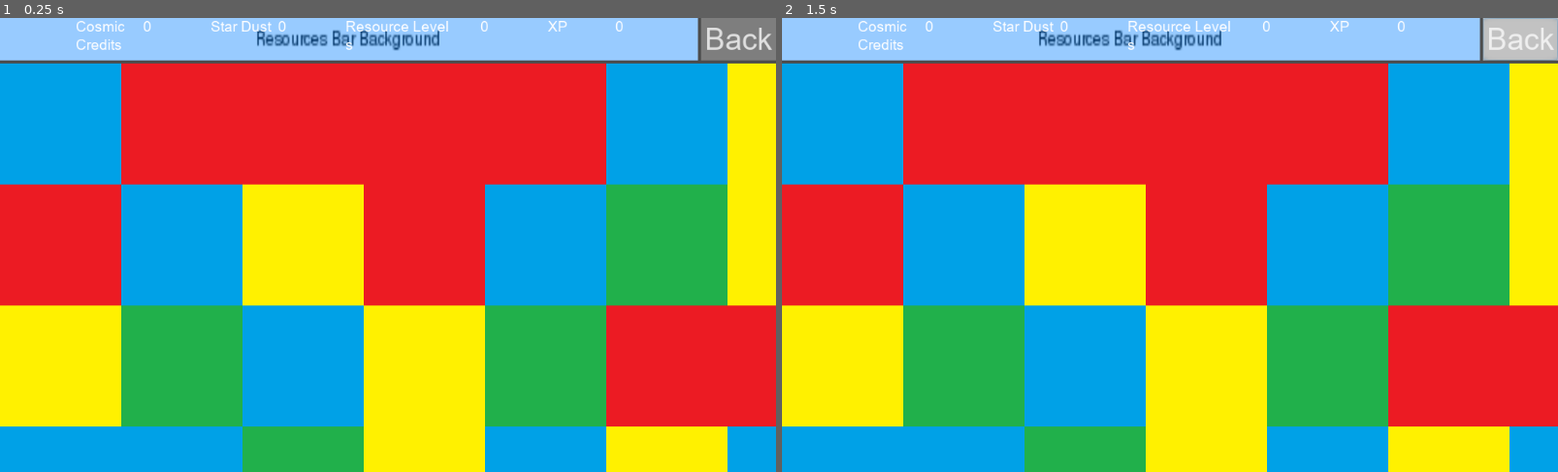
Above: before the commit, frames 1-2 (left to right).
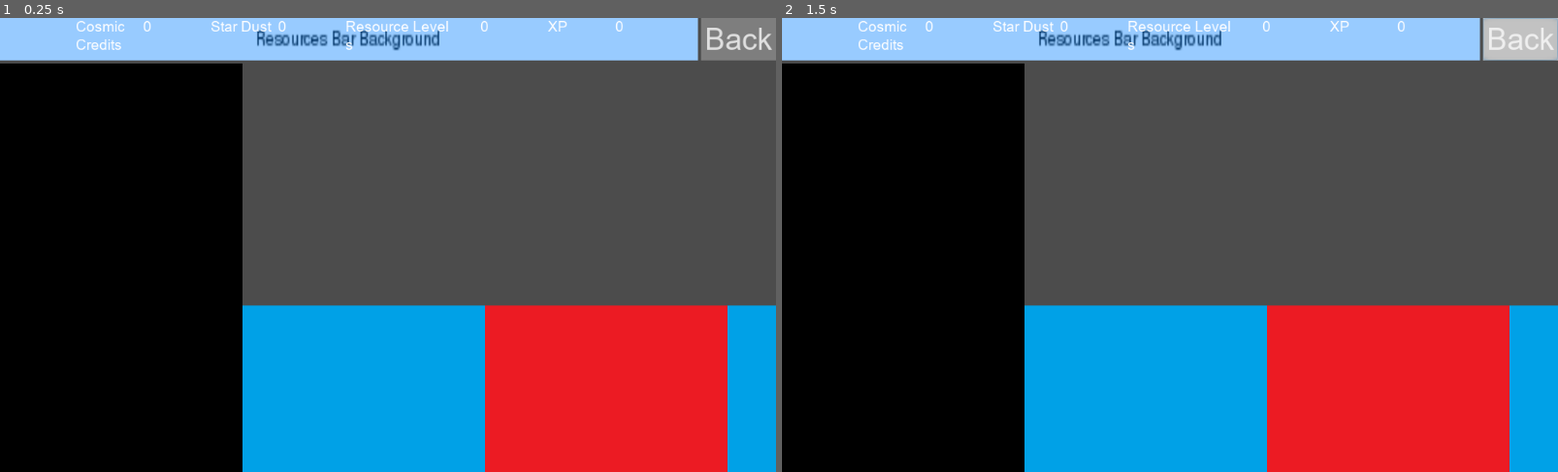
Above: after the commit, the same moments.

Repository: VB-s-game-dev-team/teraformer-game
Game: Godot game, scene res://MiningScreen/MiningScreen.tscn
Same seed, same stepped clock (60 frames per second), same inputs: the game is played once before the commit and once after it. This scene is started directly instead of the project's main scene.
Inputs (mouse positions are in pixels of both pictures, inside the frame that each line leads up to):
- Up to frame 1 (0.25 s): no input
- Up to frame 2 (1.5 s): tap Enter at 0.5 s; move the mouse to (1340, 222) at 0.52 s; click (1340, 222) at 0.67 s; click "Back" at 1.25 s

The runs differ from the first frame. In frame 1, 81% of the frame differs, in the area x 0-100%, y 9-100%; in frame 2, 81%.
Error in both runs: Invalid call. Nonexistent function 'connect' in base 'Nil'. (res://resources_bar/resources_bar.gd:15)

Commit message:
ms it works, but it's dirty :)

Diff:
--- a/MiningScreen/BoardCamera.gd
+++ b/MiningScreen/BoardCamera.gd
@@ -1,25 +1,28 @@
 extends Camera2D
 
 
-export(float) var _MAX_ZOOM: float = 1 / 8.0
+export(float) var _MAX_ZOOM: float = 1 / 50.0
 var _min_zoom: float = 1
 
 func _ready() -> void:
 	zoom = Vector2.ONE * _MAX_ZOOM
-
+	_clamp_pos()
 func _input(event: InputEvent) -> void:
 	if event is InputEventMouseMotion and event.button_mask == BUTTON_RIGHT:
 		position -= event.relative * zoom.x
-		position.x = \
-			max(limit_left, min(limit_right - get_viewport_rect().size.x, position.x))
-		position.y = \
-			max(limit_top, min(limit_bottom - get_viewport_rect().size.y, position.y))
+
 	elif event is InputEventMouseButton:
 		match event.button_index:
 			BUTTON_WHEEL_UP:
 				_zoom(1.1, event.position)
 			BUTTON_WHEEL_DOWN:
 				_zoom(-1.1, event.position)
+
+func _clamp_pos() -> void:
+	position.x = \
+		max(limit_left, min(limit_right - get_viewport_rect().size.x, position.x))
+	position.y = \
+		max(limit_top, min(limit_bottom - get_viewport_rect().size.y, position.y))
 
 func _zoom(factor: float, where: Vector2) -> void:
 	if factor < 0:
@@ -29,6 +32,7 @@
 	zoom = Vector2.ONE * min(_min_zoom, max(_MAX_ZOOM, zoom.x))
 	var pos2 := where * zoom.x
 	position += (pos1 - pos2)
+	_clamp_pos()
 
 func _on_MiningScreen_game_started() -> void:
 	pass
@@ -38,3 +42,8 @@
 	self.limit_right = max_x
 	self.limit_top = min_y
 	self.limit_bottom = max_y
+
+	var size := get_viewport_rect().size
+	_min_zoom = min((limit_right - limit_left) / size.x, (limit_bottom - limit_top) / size.y)
+	_min_zoom *= 2.0 / 3.0
+	_clamp_pos()
--- a/MiningScreen/GameBoard.gd
+++ b/MiningScreen/GameBoard.gd
@@ -12,7 +12,7 @@
 	STONE = 6
 }
 
-export(int) var _INIT_SIZE: int = 50
+export(int) var _INIT_SIZE: int = 5
 
 export(float) var _tile_size: float
 
--- a/MiningScreen/MiningScreen.tscn
+++ b/MiningScreen/MiningScreen.tscn
@@ -65,7 +65,7 @@
 editor_draw_limits = true
 editor_draw_drag_margin = true
 script = ExtResource( 1 )
-_MAX_ZOOM = 0.1
+_MAX_ZOOM = 0.05
 [connection signal="game_started" from="." to="VBoxContainer/BoardContainer/BoardViewport/BoardCamera" method="_on_MiningScreen_game_started"]
 [connection signal="game_started" from="." to="VBoxContainer/BoardContainer/BoardViewport/GameBoard" method="_on_MiningScreen_game_started"]
 [connection signal="setup" from="." to="VBoxContainer/Header/ResourcesBar" method="setup"]
